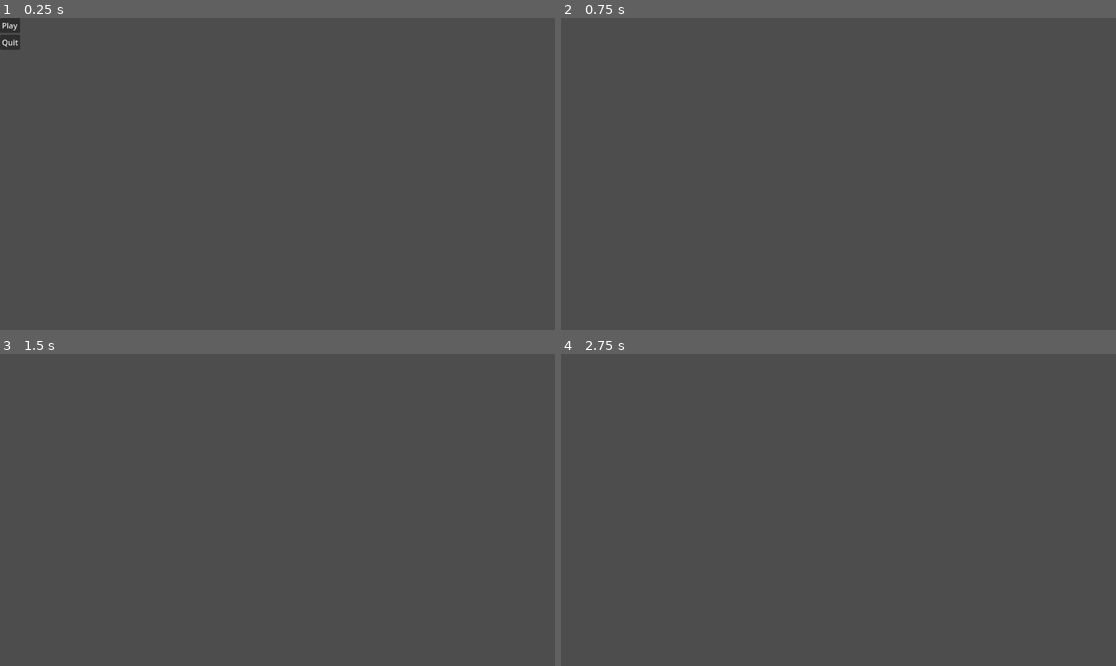
Above: before the commit, frames 1-4 (two rows, left to right).
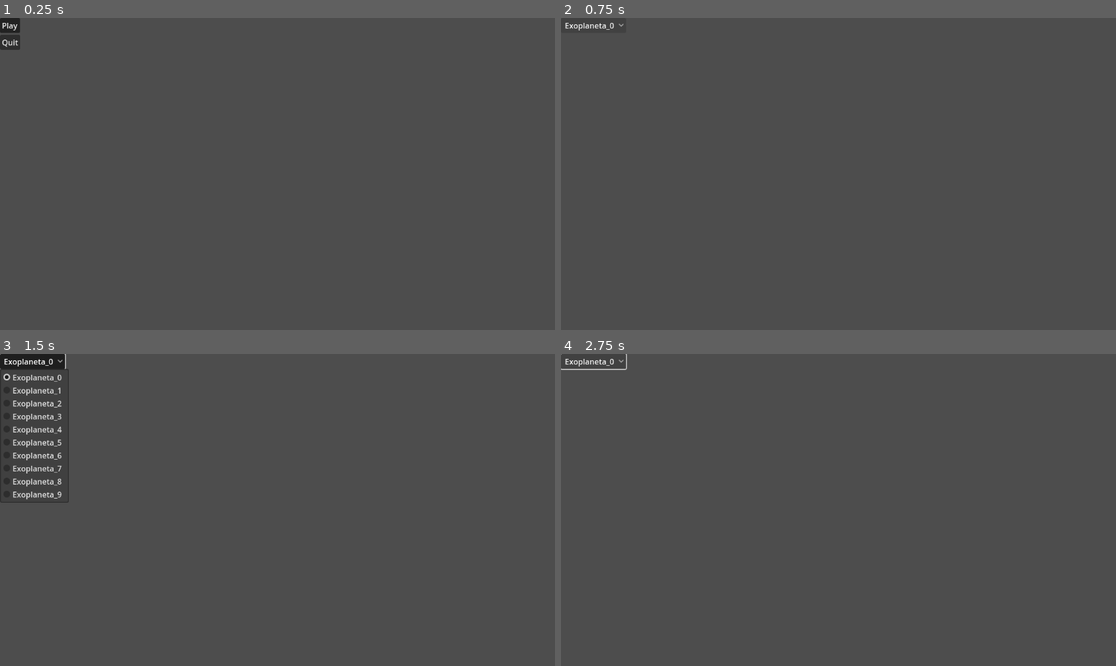
Above: after the commit, the same moments.

Repository: sergio2312/Exosky
Game: Godot game, scene res://Scenes/Menu.tscn
The game is run twice, just before and just after one commit, with the same random seed, the same clock (stepped at 60 frames per second) and the same inputs.
Inputs (mouse positions are in pixels of both pictures, inside the frame that each line leads up to):
- Up to frame 1 (0.25 s): no input
- Up to frame 2 (0.75 s): click "Play" at 0.5 s
- Up to frame 3 (1.5 s): click (33, 360) at 1.25 s, where only the run after the commit has a clickable "Exoplaneta_0"
- Up to frame 4 (2.75 s): click (594, 360) at 2 s, where only the run after the commit has a clickable "Exoplaneta_0"

The runs differ from the first frame. In frame 2, less than 0.1% of the frame differs, in the area x 0-12%, y 1-5%; in frame 3, 1.7%, in the area x 0-13%, y 0-48%; in frame 4, 0.1%.

Commit message:
dos_menus

Diff:
--- a/Exosky/Nodes/menu.gd
+++ b/Exosky/Nodes/menu.gd
@@ -1,8 +1,19 @@
 extends Control
+var selector_exoplaneta = preload("res://Scenes/option_button.tscn")
+@onready var optionButton = $MarginContainer/VBoxContainer/OptionButton2
 
 func _on_play_pressed() -> void:
-	get_tree().change_scene_to_file("res://Scenes/Game3D.tscn")
-
+    get_tree().change_scene_to_file("res://Scenes/Menu_select_exoplanet.tscn")
 
 func _on_quit_pressed() -> void:
-	get_tree().quit()
+    get_tree().quit()
+
+func _ready():
+    add_elements()
+
+func add_elements():
+    #for i in range(10):
+        #optionButton.clear()
+        #
+        #optionButton.add_item("Exoplaneta_"+str(i))
+    pass
--- a/Exosky/Scenes/Menu.tscn
+++ b/Exosky/Scenes/Menu.tscn
@@ -21,9 +21,13 @@
 layout_mode = 2
 text = "Play"
 
+[node name="Play" type="Button" parent="MarginContainer/VBoxContainer/Play"]
+text = "Play"
+
 [node name="Quit" type="Button" parent="MarginContainer/VBoxContainer"]
 layout_mode = 2
 text = "Quit"
 
 [connection signal="pressed" from="MarginContainer/VBoxContainer/Play" to="." method="_on_play_pressed"]
+[connection signal="pressed" from="MarginContainer/VBoxContainer/Play/Play" to="." method="_on_play_pressed"]
 [connection signal="pressed" from="MarginContainer/VBoxContainer/Quit" to="." method="_on_quit_pressed"]
--- /dev/null
+++ b/Exosky/Scenes/Menu_select_exoplanet.tscn
@@ -0,0 +1,23 @@
+[gd_scene load_steps=3 format=3 uid="uid://ppb0m7n77oh0"]
+
+[ext_resource type="Script" path="res://Scripts/selection_menu.gd" id="1_f1627"]
+[ext_resource type="PackedScene" uid="uid://c5vbjeay0n5ey" path="res://Scenes/option_button.tscn" id="2_bll4y"]
+
+[node name="MainMenu" type="Control"]
+layout_mode = 3
+anchors_preset = 0
+offset_right = 42.0
+offset_bottom = 66.0
+script = ExtResource("1_f1627")
+
+[node name="MarginContainer" type="MarginContainer" parent="."]
+layout_mode = 2
+offset_right = 42.0
+offset_bottom = 66.0
+
+[node name="VBoxContainer" type="VBoxContainer" parent="MarginContainer"]
+layout_mode = 2
+
+[node name="OptionButton" parent="MarginContainer/VBoxContainer" instance=ExtResource("2_bll4y")]
+unique_name_in_owner = true
+layout_mode = 2
--- /dev/null
+++ b/Exosky/Scenes/option_button.tscn
@@ -0,0 +1,3 @@
+[gd_scene format=3 uid="uid://c5vbjeay0n5ey"]
+
+[node name="OptionButton" type="OptionButton"]
--- /dev/null
+++ b/Exosky/Scripts/selection_menu.gd
@@ -0,0 +1,10 @@
+extends Control
+var selector_exoplaneta = preload("res://Scenes/option_button.tscn")
+@onready var optionButton = %OptionButton
+
+func _ready():
+    add_elements()
+
+func add_elements():
+    for i in range(10):
+        optionButton.add_item("Exoplaneta_"+str(i))
